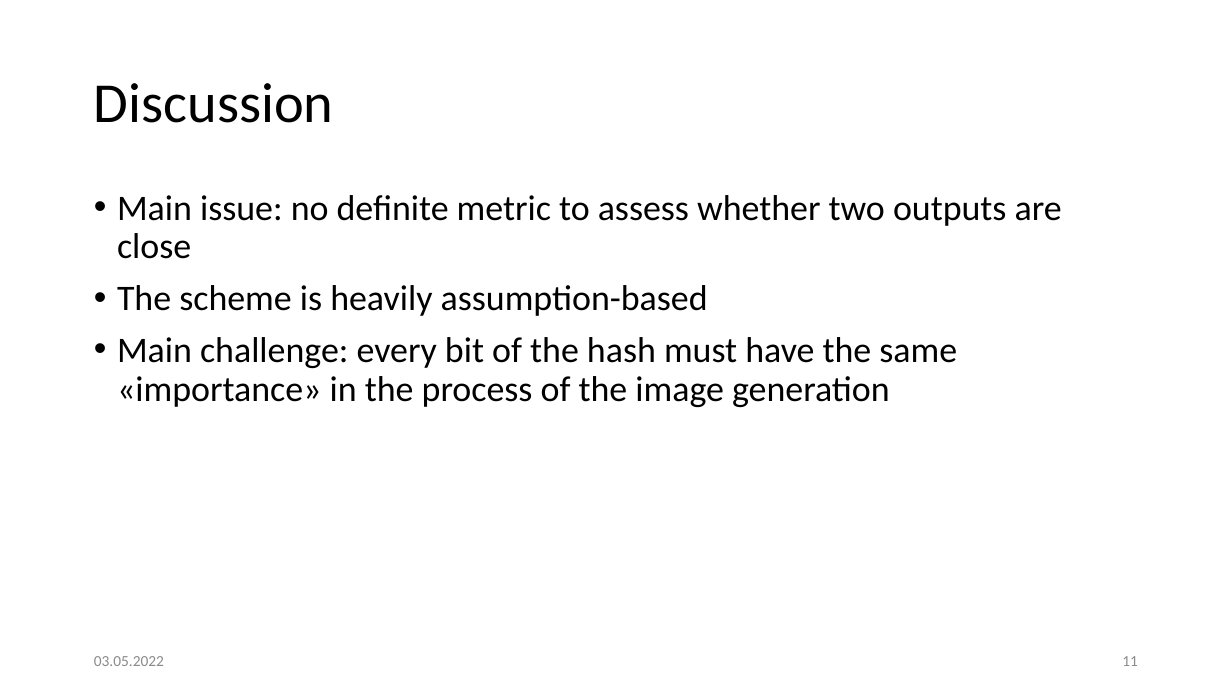
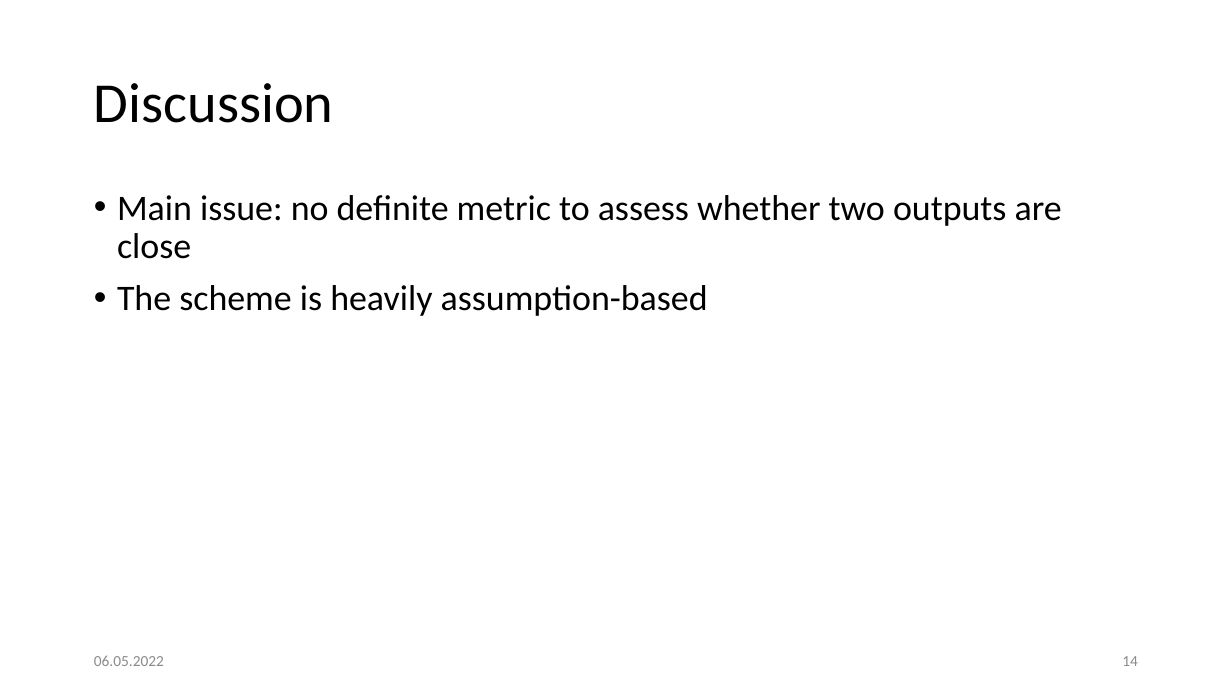
Before and after one commit to LayduA/FourierHash, a slide deck: slide 14 of presentation.pptx (slide 11 before the commit). Drawn at 1232x693 pixels with LibreOffice and Linux fonts; fonts in the diff are those of the drawing. Boxes give left, top, right and bottom in pixels: in the first picture for what was removed or moved away, otherwise in the second. Text is boxed around its words. In the diff, an @@ line names an element or a change of style, - is before the commit and + after.

```diff
--- a/presentation.pptx
+++ b/presentation.pptx
@@ text at [117,337,957,407]: paragraph removed @@
-• Main challenge: every bit of the hash must have the same «importance» in the process of the image generation
@@ text at [94,655,164,666]: text changed @@
-03.05.2022
+06.05.2022
@@ page number at [1122,656,1138,666]: text changed @@
-11
+14
```
Also in this commit, not shown: 9 other slides changed, 5 slides added, 1 slide removed, 21 other files.
